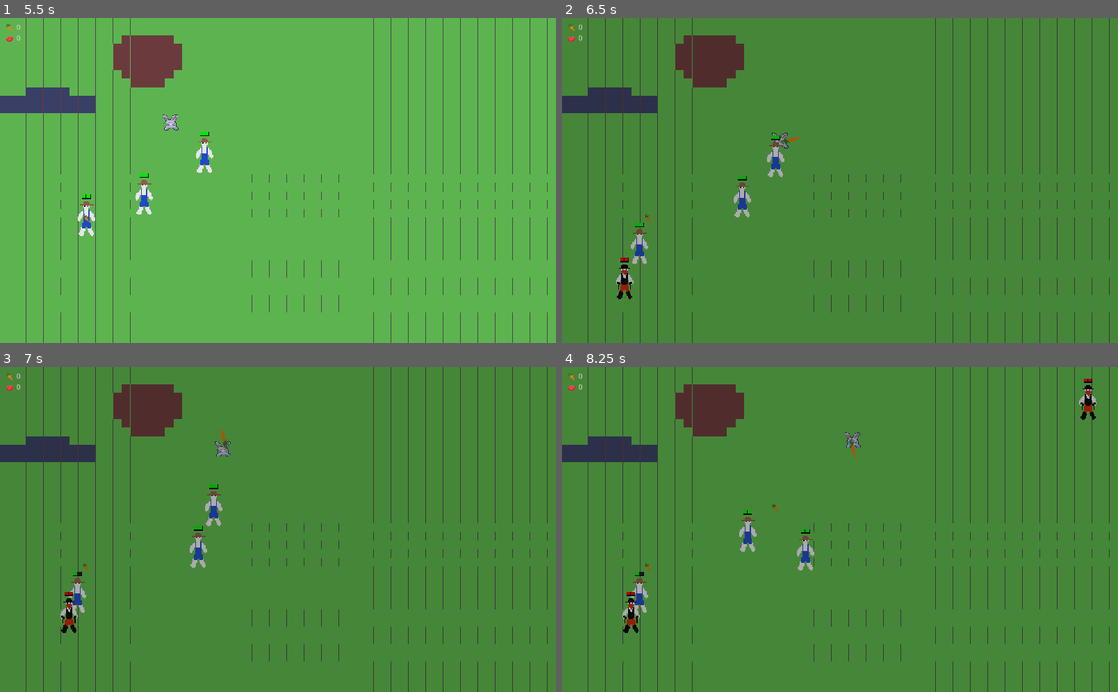
Above: before the commit, frames 1-4 (two rows, left to right).
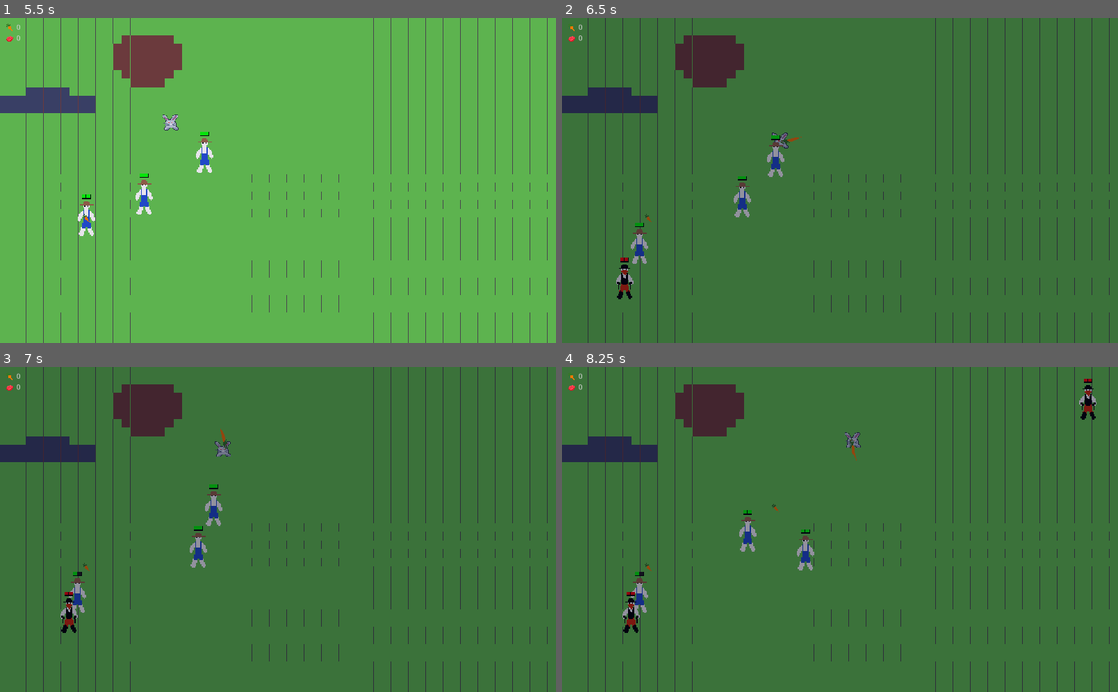
Above: after the commit, the same moments.

Repository: axerosh/rabbit-rampage
Game: Godot game, scene res://level.tscn
Two runs of this game, one before a commit and one after it. Both use one fixed random seed, a clock stepped at 60 frames per second and the inputs below.
Inputs:
- Up to frame 1 (5.5 s): tap Enter at 0.5 s; hold D (move_right) 0.53-1.28 s; tap Space (attack) every 0.75 s from 0.6 to 5.1 s; hold S (move_down) 1.28-2.03 s; hold D (move_right) 2.03-2.78 s; hold W (move_up) 2.78-3.53 s; hold A (move_left) 3.53-5.03 s; hold S (move_down) from 5.03 s (still down)
- Up to frame 2 (6.5 s): release S (move_down) at 5.78 s; hold D (move_right) from 5.78 s (still down); tap Space (attack) at 5.85 s
- Up to frame 3 (7 s): release D (move_right) at 6.53 s; hold W (move_up) from 6.53 s (still down); tap Space (attack) at 6.6 s
- Up to frame 4 (8.25 s): release W (move_up) at 7.28 s; hold D (move_right) 7.28-8.03 s; tap Space (attack) at 7.35, 8.1 s; hold S (move_down) from 8.03 s (still down)

Frame 1 is identical in both runs. In frame 2, 0.4% of the frame differs, in the area x 9-44%, y 36-83%; in frame 3, 0.4%; in frame 4, 0.5%, in the area x 10-97%, y 3-78%.

Commit message:
Make nights darker

Diff:
--- a/rabbit/Rabbit.tscn
+++ b/rabbit/Rabbit.tscn
@@ -40,7 +40,7 @@
 "times": PoolRealArray( 0, 1, 4.5, 5.5, 6.5, 9.5 ),
 "transitions": PoolRealArray( 1, 1, 1, 1, 1, 1 ),
 "update": 0,
-"values": [ Color( 0.454902, 0.333333, 0.054902, 0.313726 ), Color( 0.533333, 0.270588, 0.0117647, 0 ), Color( 0.32549, 0.156863, 0.65098, 0 ), Color( 0.184314, 0.0901961, 0.368627, 0.235294 ), Color( 0.0705882, 0.0588235, 0.0784314, 0.705882 ), Color( 0.0705882, 0.0588235, 0.0784314, 0.705882 ) ]
+"values": [ Color( 0.454902, 0.333333, 0.054902, 0.313726 ), Color( 0.533333, 0.270588, 0.0117647, 0 ), Color( 0.32549, 0.156863, 0.65098, 0 ), Color( 0.184314, 0.0901961, 0.368627, 0.235294 ), Color( 0.0235294, 0.0196078, 0.137255, 0.878431 ), Color( 0.0235294, 0.0196078, 0.137255, 0.878431 ) ]
 }
 tracks/1/type = "method"
 tracks/1/path = NodePath(".")
@@ -91,7 +91,7 @@
 [node name="CanvasLayer" type="CanvasLayer" parent="Camera2D"]
 
 [node name="NightOverlay" type="TextureRect" parent="Camera2D/CanvasLayer"]
-modulate = Color( 0.0705882, 0.0588235, 0.0784314, 0.705882 )
+modulate = Color( 0.297255, 0.14353, 0.594509, 0.0470589 )
 margin_right = 1024.0
 margin_bottom = 600.0
 texture = ExtResource( 5 )
